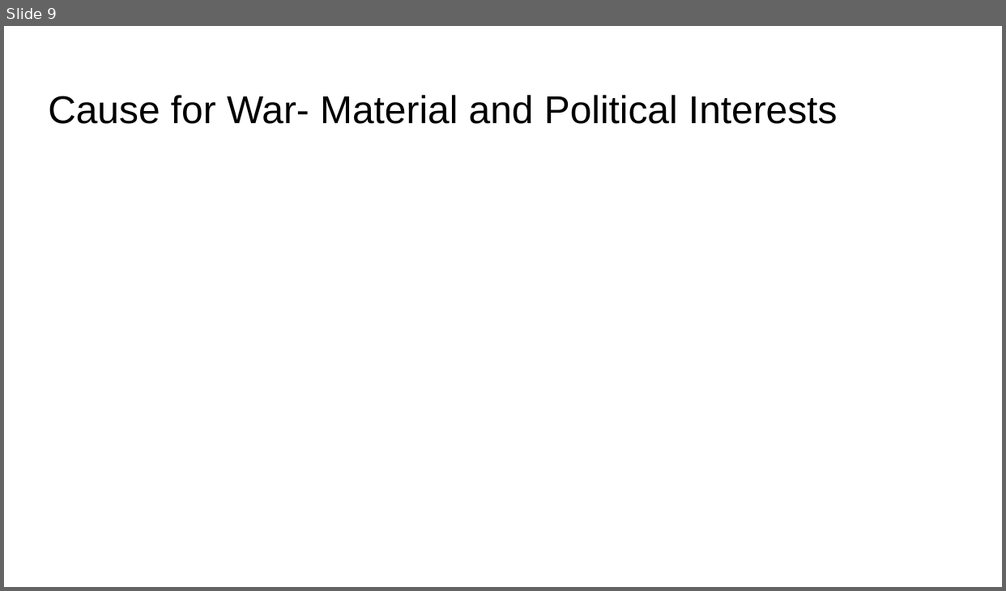
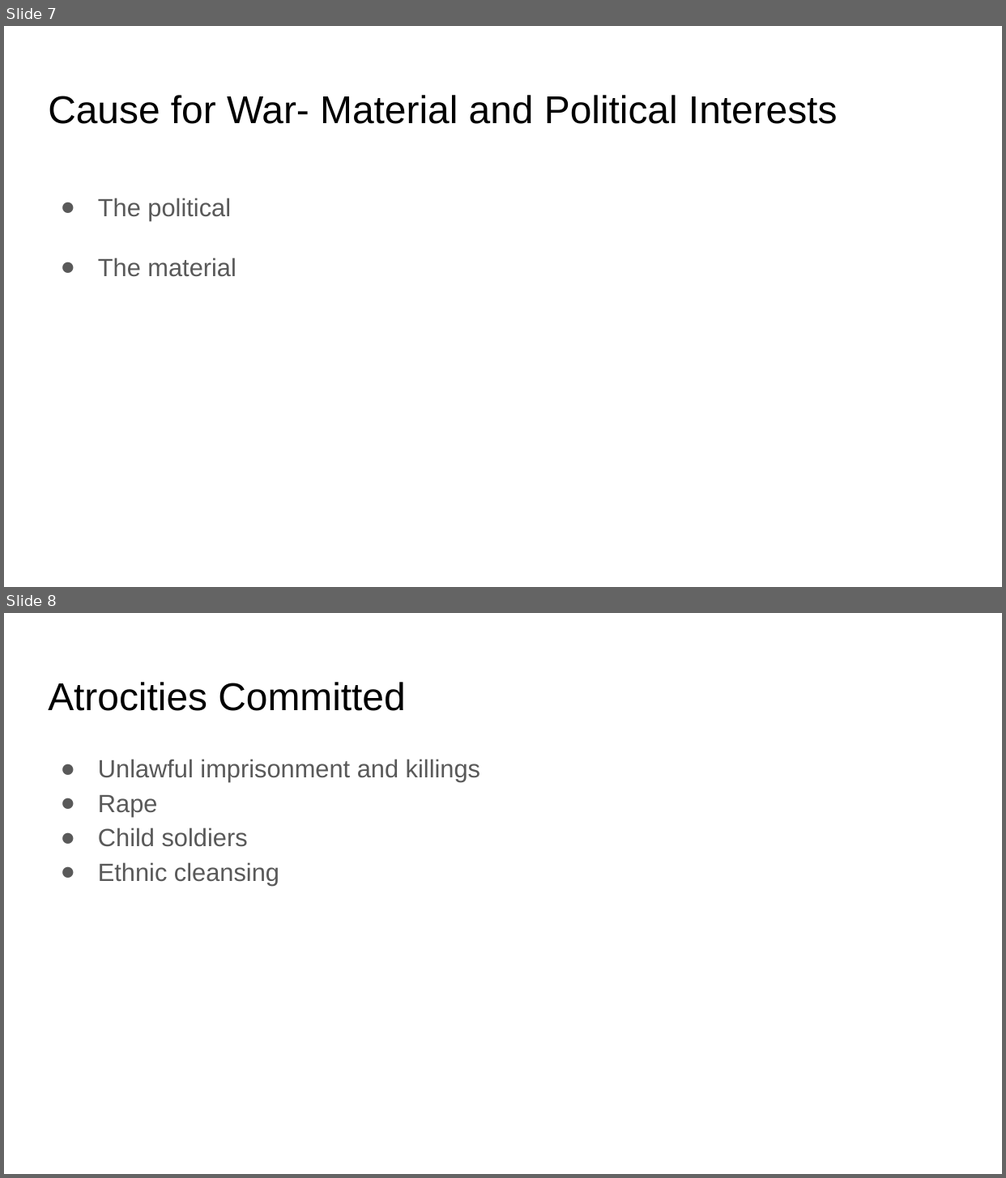
Before and after one commit to arkelf/finalproject, a slide deck: Myanmar presentation.pptx. Shown one above the other, each under a label of ours: slide 9 before the commit, slides 7 and 8 after it. The pictures are 1006x591 and 1006x1178 pixels, drawn with LibreOffice and Linux fonts; fonts in the diff are those of the drawing. Boxes give left, top, right and bottom in pixels: in the first picture for what was removed or moved away, otherwise in the second. Text is boxed around its words. In the diff, an @@ line names an element or a change of style, - is before the commit and + after.

```diff
--- a/Myanmar presentation.pptx
+++ b/Myanmar presentation.pptx
@@ slide 8 added at bbox=[4, 613, 1002, 1174], background #FFFFFF @@
@@ title added at bbox=[48, 682, 405, 711], 28 pt, text #000000 @@
+Atrocities Committed
@@ text added at bbox=[98, 759, 480, 885], 18 pt, text #595959 @@
+● Unlawful imprisonment and killings
+● Rape
+● Child soldiers
+● Ethnic cleansing
@@ what was slide 9 is now slide 7 @@
@@ slide 7 changed as well @@
@@ text added at bbox=[98, 198, 236, 277], 18 pt, text #595959 @@
+● The political
+● The material
```
Also in this commit, not shown: 3 other slides changed, 12 other slides added, 11 slides removed.
